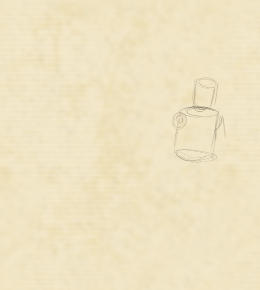
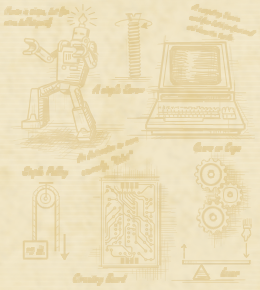
Comparing the layer stacks of the two (260, 290) images. Changes:
added layer "technology" (1st of 2) (19%) above "designs" over [3, 4, 257, 286]
hid group "technology" (2nd of 2, in "designs") (10 layers) over [3, 4, 257, 286]
hid "Layer 21", painted on it over [88, 77, 226, 281]
